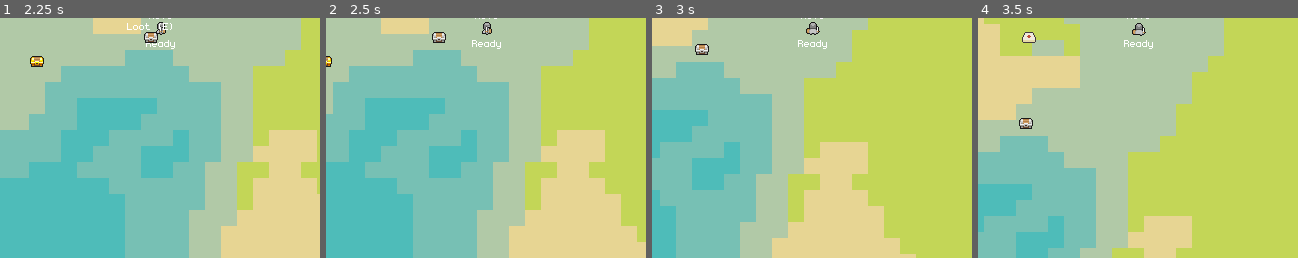
Above: before the commit, frames 1-4 (left to right).
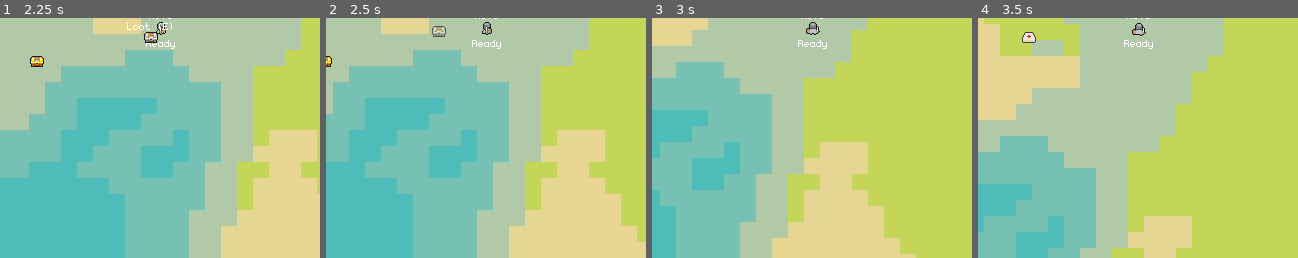
Above: after the commit, the same moments.

Repository: dmitriy-shmilo/GBIC23
Game: Godot game, scene res://main.tscn
Same seed, same stepped clock (60 frames per second), same inputs: the game is played once before the commit and once after it. Sound files missing from this copy of the repository are replaced by a short silence.
Inputs:
- Up to frame 1 (2.25 s): hold D (move_right) 0.53-1.28 s; tap E (interact) at 0.6, 1.55, 2.1 s; hold S (move_down) 1.28-2.03 s; tap Space (attack) at 1.35 s; hold D (move_right) from 2.03 s (still down)
- Up to frame 2 (2.5 s): keep holding D (move_right)
- Up to frame 3 (3 s): release D (move_right) at 2.78 s; hold W (move_up) from 2.78 s (still down); tap E (interact) at 2.85 s
- Up to frame 4 (3.5 s): keep holding W (move_up)
The pictures show only the part of the screen within x 25-75%, y 48-98%; the shares and areas given below are measured in that part.

Frame 1 is identical in both runs. In frame 2, 0.3% of the frame differs, in the area x 33-38%, y 3-11%; in frame 3, 0.2%; in frame 4, 0.2%.

Commit message:
Fix double pickup bug.

Diff:
--- a/map/pickup.gd
+++ b/map/pickup.gd
@@ -11,18 +11,18 @@
 @onready var _audio_player: AudioStreamPlayer2D = $"AudioPlayer"
 @onready var _hint_label: Label = $"Hint"
 
+var _picked_up = false
+
 func _ready() -> void:
 	_set_item(item)
 	_set_is_highlighted(is_highlighted)
 
 
 func loot() -> void:
-	_animation_player.play("loot")
+	_picked_up = true
 	_audio_player.stream = pickup_sfx.items.pick_random()
 	_audio_player.play()
-	await _audio_player.finished
-	await _animation_player.animation_finished
-	queue_free()
+	_animation_player.play("loot")
 
 
 func _set_item(i: Item) -> void:
@@ -32,6 +32,8 @@
 
 
 func _set_is_highlighted(value) -> void:
+	if _picked_up:
+		return
 	is_highlighted = value
 	if is_inside_tree():
 		_animation_player.play("highlight" if value else "RESET")
--- a/map/pickup.tscn
+++ b/map/pickup.tscn
@@ -74,6 +74,18 @@
 "update": 0,
 "values": [Color(1, 1, 1, 0)]
 }
+tracks/5/type = "value"
+tracks/5/imported = false
+tracks/5/enabled = true
+tracks/5/path = NodePath(".:collision_layer")
+tracks/5/interp = 1
+tracks/5/loop_wrap = true
+tracks/5/keys = {
+"times": PackedFloat32Array(0),
+"transitions": PackedFloat32Array(1),
+"update": 1,
+"values": [24]
+}
 
 [sub_resource type="Animation" id="Animation_l67qg"]
 resource_name = "highlight"
@@ -112,6 +124,18 @@
 "transitions": PackedFloat32Array(3, 1),
 "update": 0,
 "values": [Color(1, 1, 1, 0), Color(1, 1, 1, 1)]
+}
+tracks/3/type = "value"
+tracks/3/imported = false
+tracks/3/enabled = true
+tracks/3/path = NodePath(".:collision_layer")
+tracks/3/interp = 1
+tracks/3/loop_wrap = true
+tracks/3/keys = {
+"times": PackedFloat32Array(0),
+"transitions": PackedFloat32Array(1),
+"update": 1,
+"values": [24]
 }
 
 [sub_resource type="Animation" id="Animation_7bnri"]
@@ -176,6 +200,32 @@
 "transitions": PackedFloat32Array(1),
 "update": 1,
 "values": [false]
+}
+tracks/5/type = "value"
+tracks/5/imported = false
+tracks/5/enabled = true
+tracks/5/path = NodePath(".:collision_layer")
+tracks/5/interp = 1
+tracks/5/loop_wrap = true
+tracks/5/keys = {
+"times": PackedFloat32Array(0),
+"transitions": PackedFloat32Array(1),
+"update": 1,
+"values": [16]
+}
+tracks/6/type = "method"
+tracks/6/imported = false
+tracks/6/enabled = true
+tracks/6/path = NodePath(".")
+tracks/6/interp = 1
+tracks/6/loop_wrap = true
+tracks/6/keys = {
+"times": PackedFloat32Array(0.5),
+"transitions": PackedFloat32Array(1),
+"values": [{
+"args": [],
+"method": &"queue_free"
+}]
 }
 
 [sub_resource type="AnimationLibrary" id="AnimationLibrary_ifh1w"]
